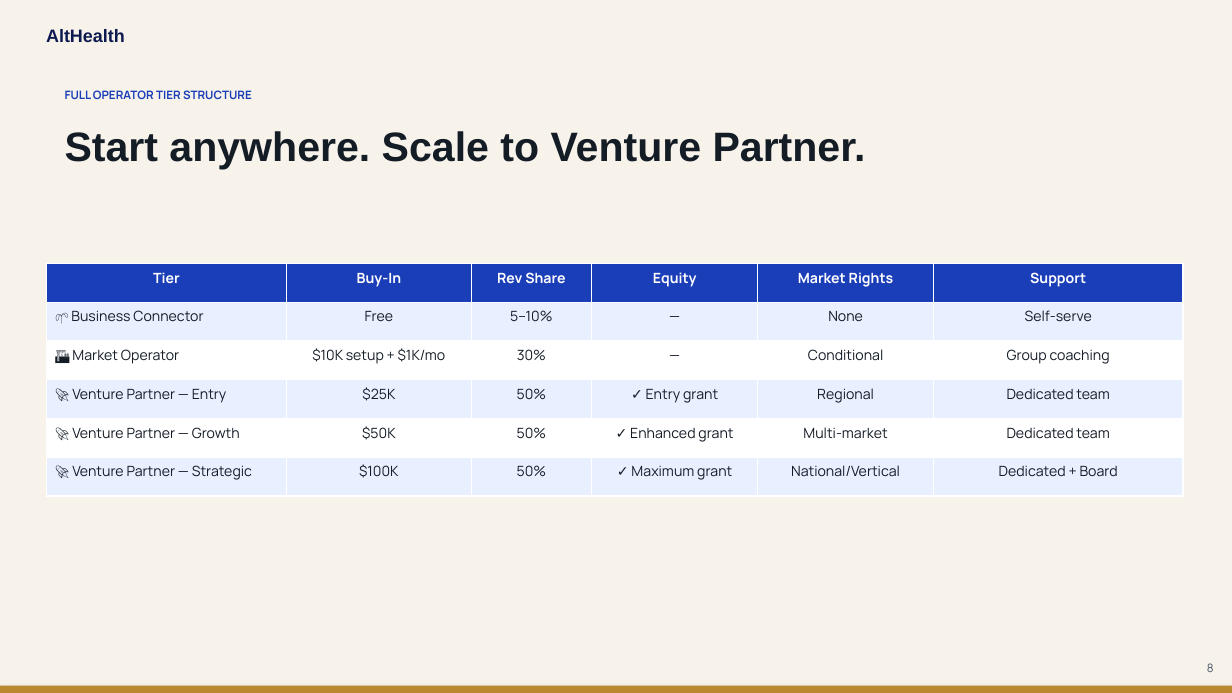
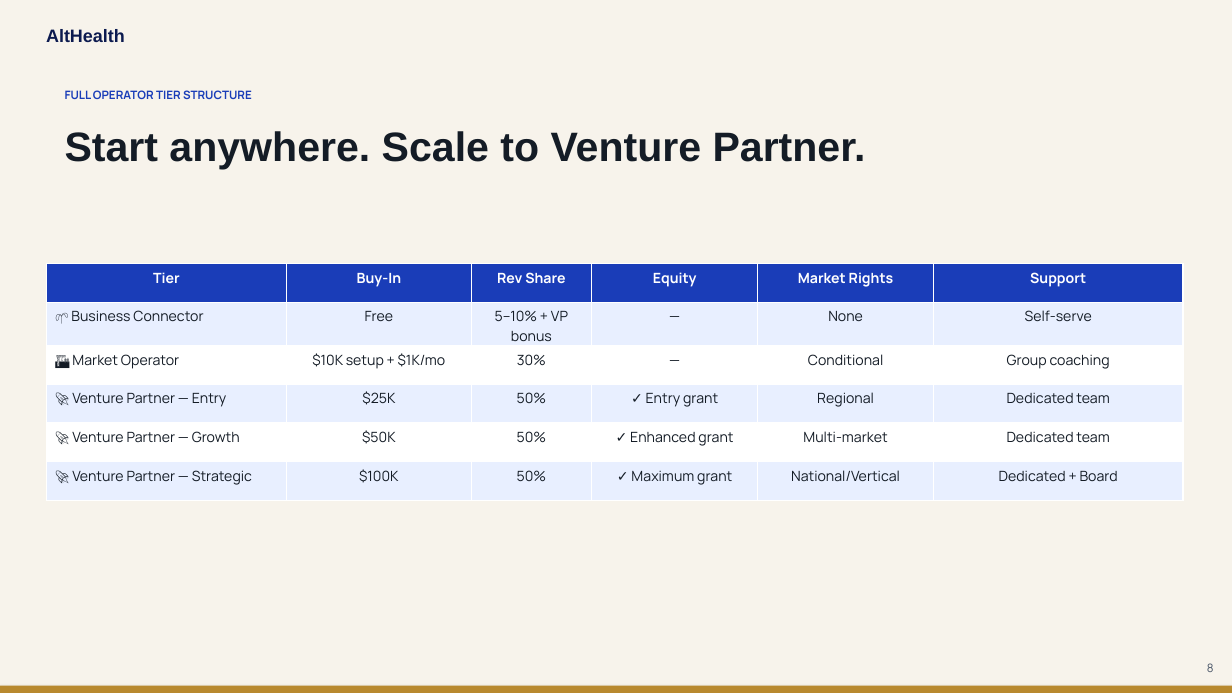
Before and after one commit to amitrathore/althealth-web, a slide deck: slide 8 of AltHealth_VenturePartner_Pitch.pptx. Drawn at 1232x693 pixels with LibreOffice and Linux fonts; fonts in the diff are those of the drawing. Boxes give left, top, right and bottom in pixels: in the first picture for what was removed or moved away, otherwise in the second. Text is boxed around its words. In the diff, an @@ line names an element or a change of style, - is before the commit and + after.

```diff
--- a/AltHealth_VenturePartner_Pitch.pptx
+++ b/AltHealth_VenturePartner_Pitch.pptx
@@ table at bbox=[46, 263, 1183, 496] @@
-row 2, column 3: 5–10%
+row 2, column 3: 5–10% + VP bonus
```
Also in this commit, not shown: 2 other files.
